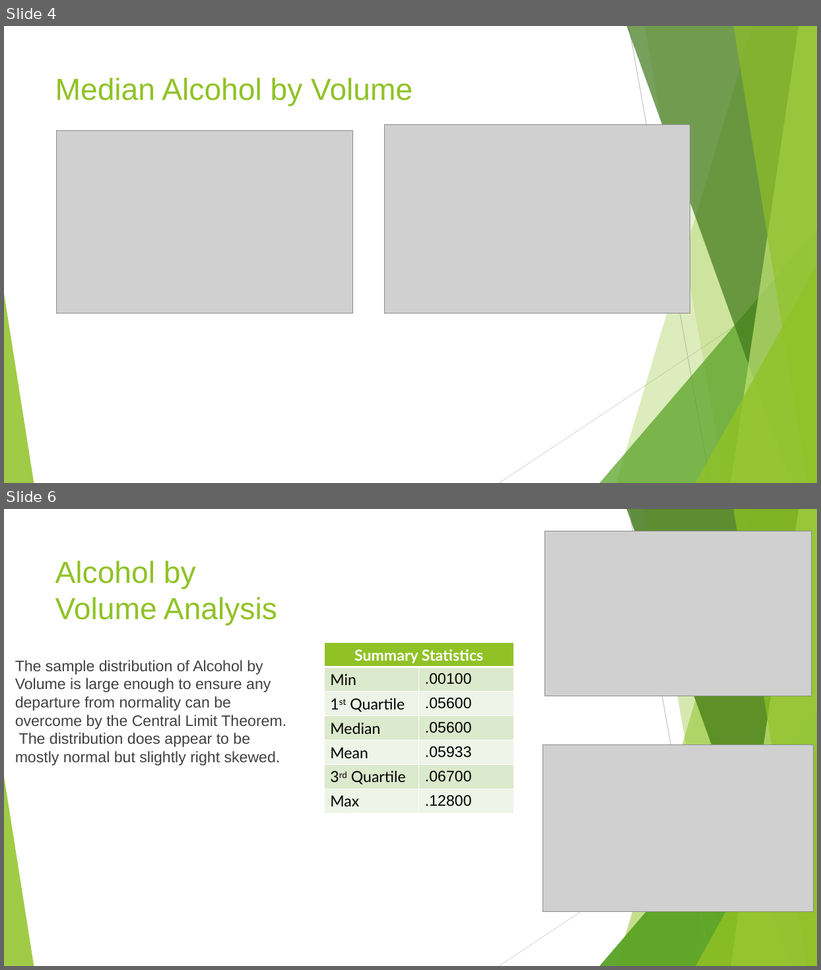
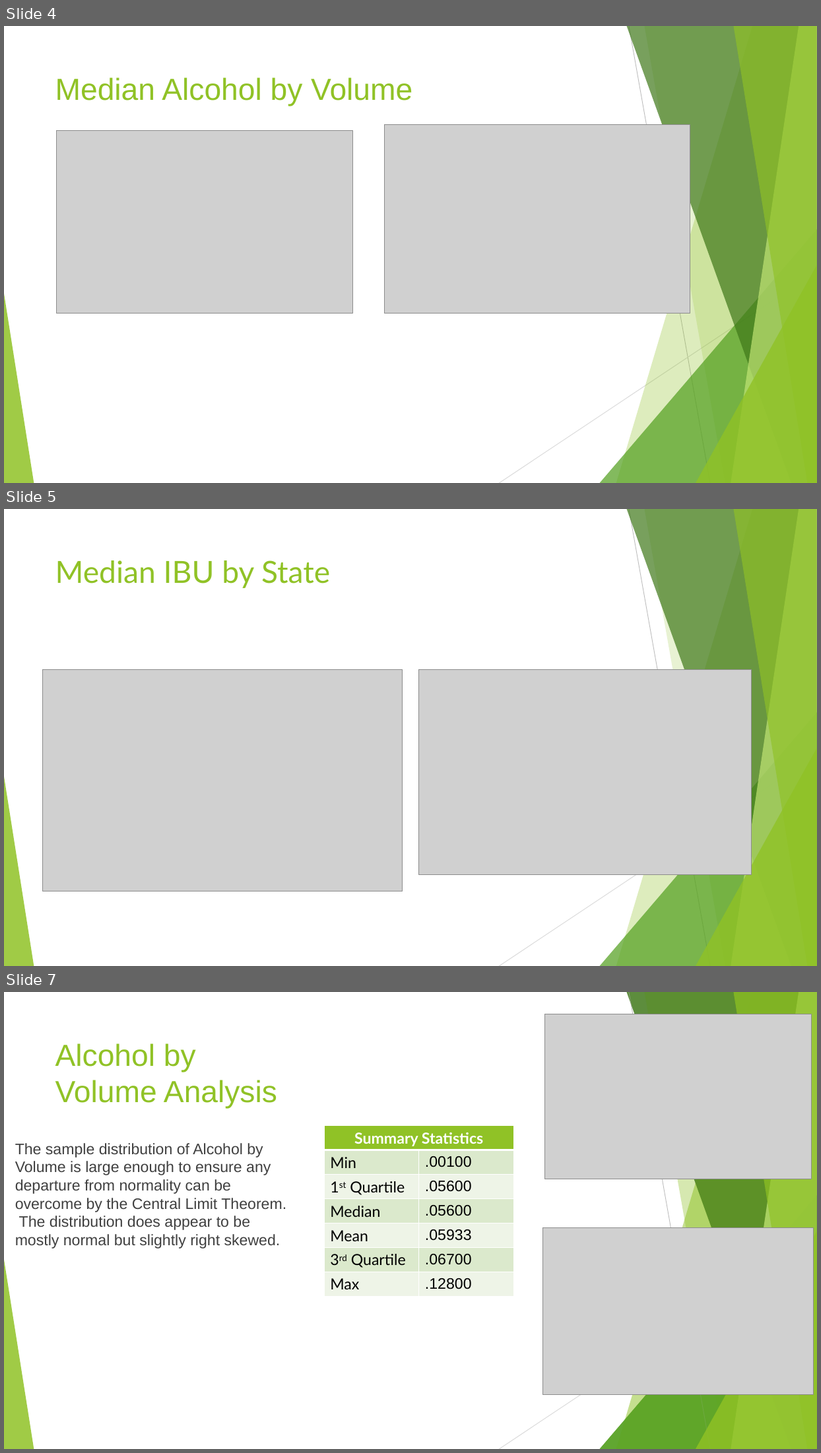
Before and after one commit to malcolmccarlson/DDS-CaseStudy1, a slide deck: MalcolmCarlsonBeerDataEDA.DDS6306.pptx. Shown one above the other, each under a label of ours: slides 4 and 6 before the commit, slides 4, 5 and 7 after it; the slides between them are not shown. The pictures are 821x970 and 821x1453 pixels, drawn with LibreOffice and Linux fonts; fonts in the diff are those of the drawing; grey boxes stand for pictures. Boxes give left, top, right and bottom in pixels: in the first picture for what was removed or moved away, otherwise in the second. Text is boxed around its words. In the diff, an @@ line names an element or a change of style, - is before the commit and + after.

```diff
--- a/MalcolmCarlsonBeerDataEDA.DDS6306.pptx
+++ b/MalcolmCarlsonBeerDataEDA.DDS6306.pptx
@@ slide 5 added at (4, 509, 817, 966), background #FFFFFF; not listed: 10 template elements that a slide beside it also shows @@
@@ title added at (55, 560, 330, 588), 36 pt, text #90C226 @@
+Median IBU by State
@@ picture added at (43, 670, 403, 892) @@
@@ picture added at (418, 670, 751, 875) @@
@@ what was slide 6 is now slide 7 @@
```
Also in this commit, not shown: 3 slides changed, 2 other slides added, 3 other files.
